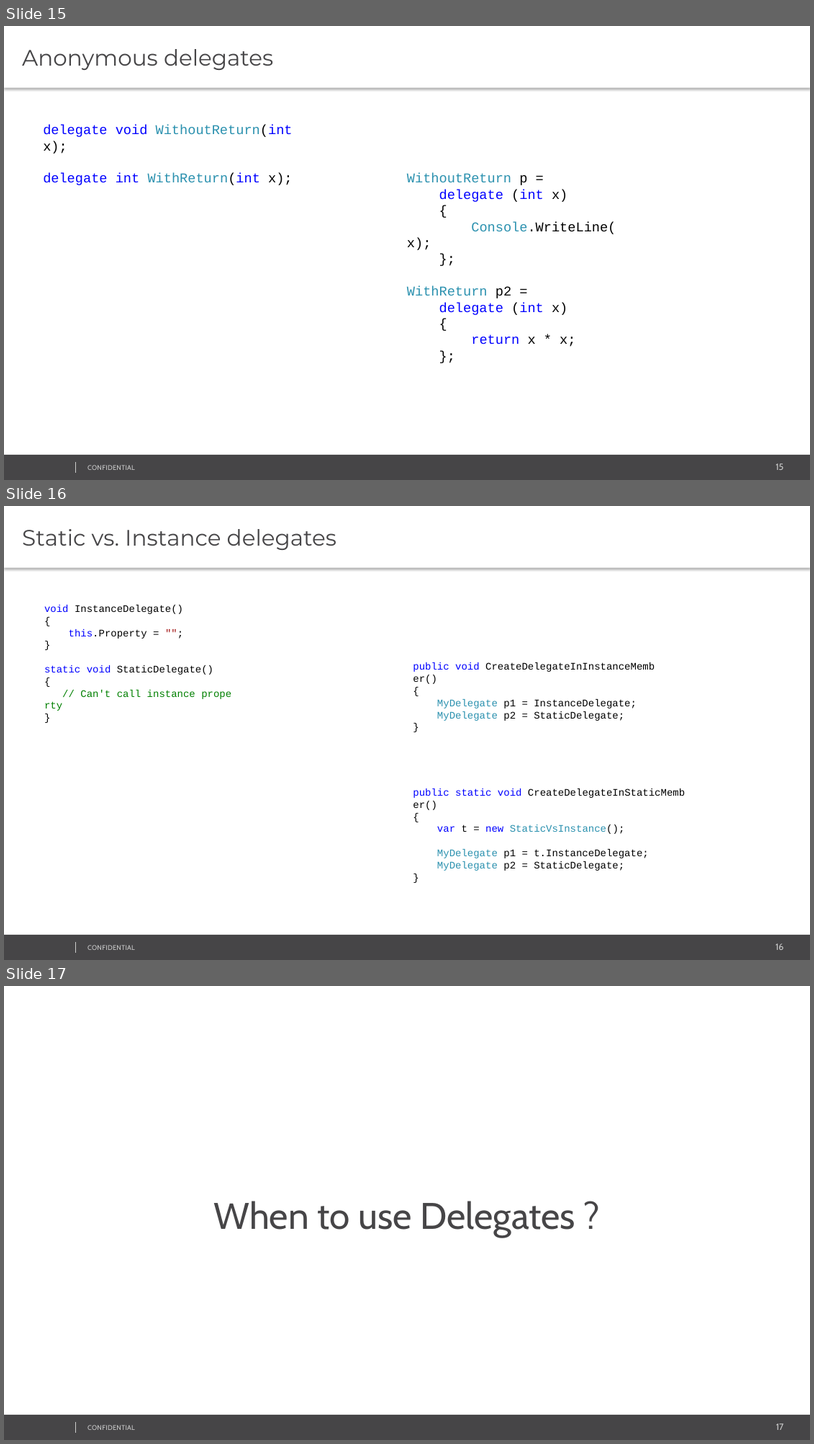
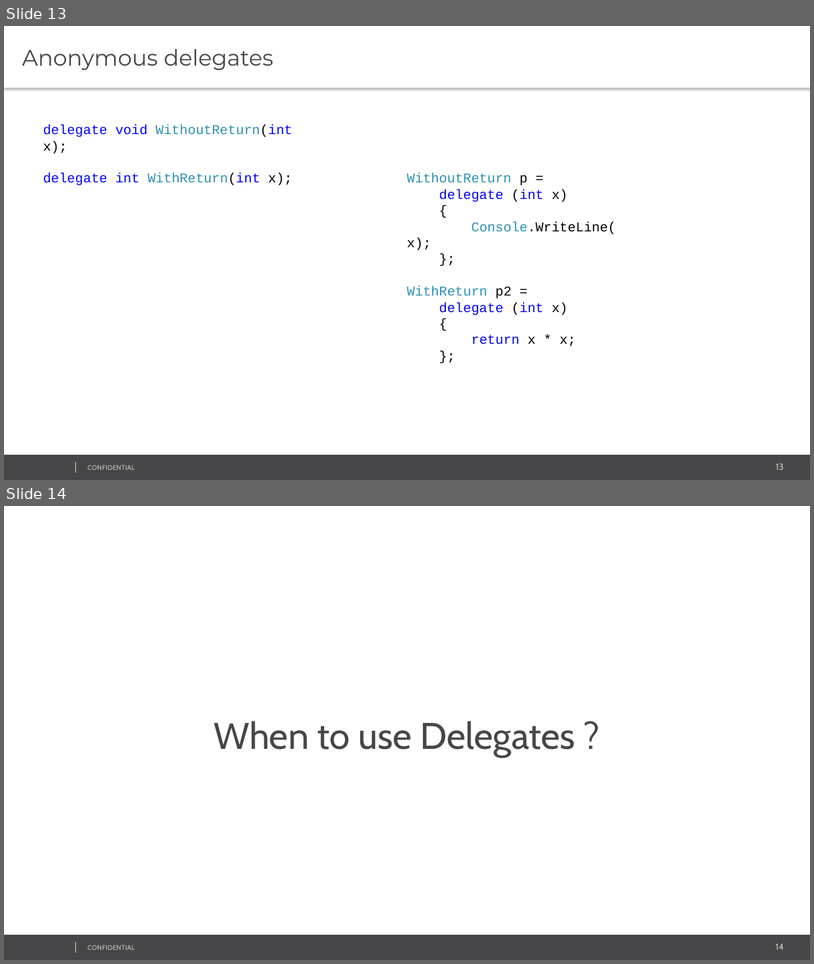
Before and after one commit to sampath42/Delegate_Events, a slide deck: M7/07 Delegates and Events.pptx. Shown one above the other, each under a label of ours: slides 15, 16 and 17 before the commit, slides 13 and 14 after it. The pictures are 814x1444 and 814x964 pixels, drawn with LibreOffice and Linux fonts; fonts in the diff are those of the drawing; background and template pictures are left out. Boxes give left, top, right and bottom in pixels: in the first picture for what was removed or moved away, otherwise in the second. Text is boxed around its words. In the diff, an @@ line names an element or a change of style, - is before the commit and + after.

```diff
--- a/M7/07 Delegates and Events.pptx
+++ b/M7/07 Delegates and Events.pptx
@@ slide 16 removed at (4,506,810,960), background #FFFFFF; not listed: 4 template elements that a slide beside it also shows @@
@@ text removed at (4,506,810,568) @@
-Static vs. Instance delegates
@@ text removed at (44,605,214,697) @@
-void InstanceDelegate()
-{
-this.Property = "";
-}
-static void StaticDelegate()
-{
-// Can't call instance property
-}
@@ text removed at (413,662,637,721) @@
-public void CreateDelegateInInstanceMember()
-{
-MyDelegate p1 = InstanceDelegate;
-MyDelegate p2 = StaticDelegate;
-}
@@ text removed at (413,788,648,870) @@
-public static void CreateDelegateInStaticMember()
-{
-var t = new StaticVsInstance();
-MyDelegate p1 = t.InstanceDelegate;
-MyDelegate p2 = StaticDelegate;
-}
@@ what was slide 15 is now slide 13 @@
@@ page number at (776,463,784,470): text changed @@
-15
+13
@@ what was slide 17 is now slide 14 @@
@@ page number at (776,943,784,950): text changed @@
-17
+14
```
Also in this commit, not shown: 6 slides changed, 4 slides added, 7 other slides removed, 17 other files.
